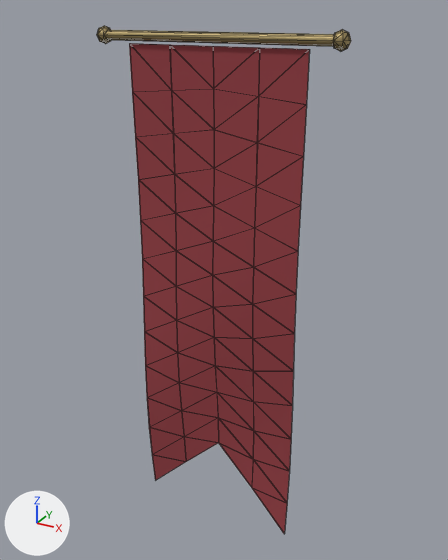
The FBX model Assets/HollowCurrent/Resources/Castle/Banner.fbx, before and after one commit.
The view is the same before and after, from a 50 mm camera at (1.6, -2.79, 3.17) aimed at (0.01, 0.1, 1.73). Arrows for +X, +Y and +Z are at lower left; the lights stay in place. The picture after the commit comes second. Mesh edges are drawn as thin lines. Where no turn or scale is listed for an object, it has been applied to the vertices.

Objects in the first picture: 'Banner'.
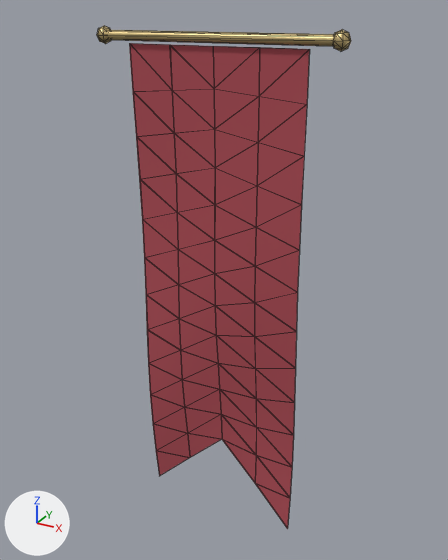
Changed parts and their boxes (x1, y1, x2, y2) in the pictures (448 x 560 px; the box of a moved part takes in the faces that stretch with it):
'Banner', recoloured, turned: before (97, 26, 351, 534); after (97, 26, 351, 528)
part 1 of me_banner, moved or reshaped: before (132, 89, 307, 534); after (133, 89, 307, 528)

What changed in the scene script:
```text
Change mat_castle_oxblood:
    mat_castle_oxblood.base_color: (0.3, 0.045, 0.055) -> (0.42, 0.07, 0.09)  # red #953c42 -> red #ad4b55
Change mat_castle_brass:
    mat_castle_brass.base_color: (0.4, 0.31, 0.14) -> (0.62, 0.48, 0.22)  # yellow #aa9769 -> yellow #ceb881
Change me_banner:
    used by ob_banner; location = (0.0, 0.0, 0.0)
    remove me_banner.from_pydata(...)  # 194 vertices, 304 faces; spans x -0.69..0.69, y -0.04..0.05, z 0.1..3.09
    add me_banner.from_pydata(...)  # 194 vertices, 304 faces; spans x -0.69..0.69, y -0.04..0.1, z 0.1..3.08
    me_banner part 1: the whole mesh is turned 1 degrees about the x axis through its middle, then moved by (0.0, 0.03, 0.0)
```
